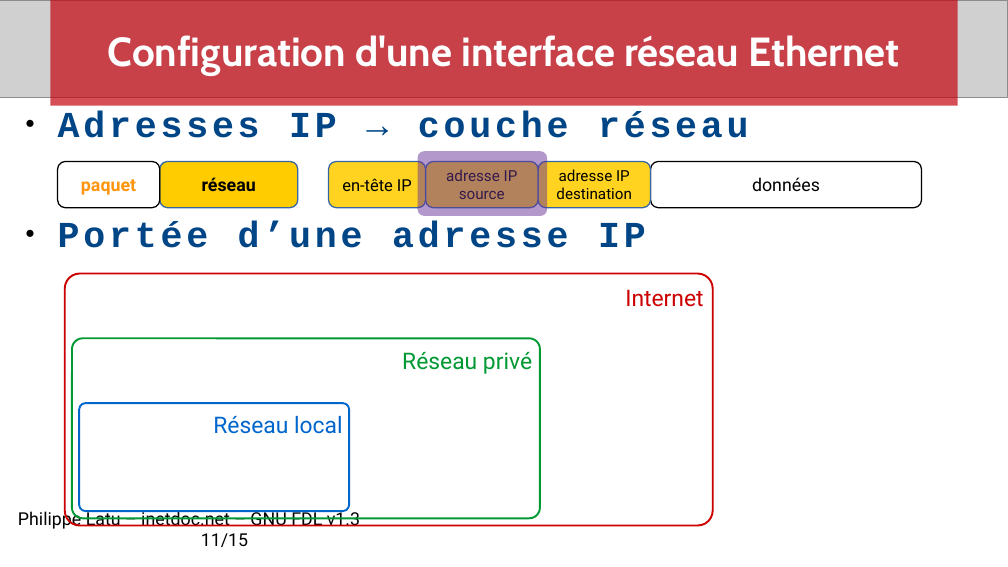
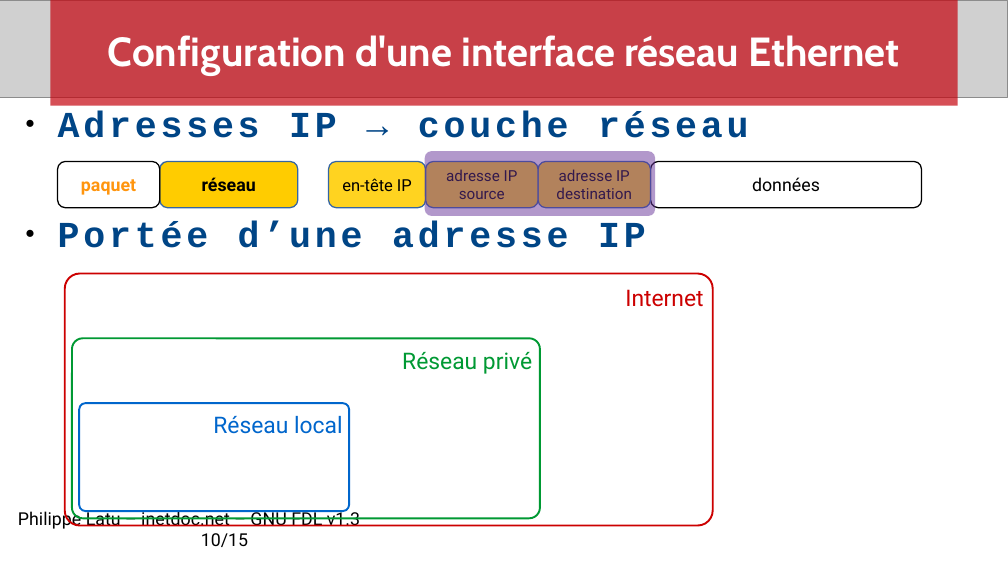
Before and after one commit to platu/inetdoc, a slide deck: slide 10 of travaux_pratiques/config.interface.lan/presentation/conf-intf-lan.odp (slide 11 before the commit). Drawn at 1008x567 pixels with LibreOffice and Linux fonts; fonts in the diff are those of the drawing; grey boxes stand for pictures. Boxes give left, top, right and bottom in pixels: in the first picture for what was removed or moved away, otherwise in the second. Text is boxed around its words. In the diff, an @@ line names an element or a change of style, - is before the commit and + after.

```diff
--- a/travaux_pratiques/config.interface.lan/presentation/conf-intf-lan.odp
+++ b/travaux_pratiques/config.interface.lan/presentation/conf-intf-lan.odp
@@ rounded rectangle: place and size @@
-rounded rectangle at bbox=[418, 151, 548, 216]
+rounded rectangle at bbox=[425, 151, 656, 216]
@@ text at bbox=[18, 509, 360, 547]: text changed @@
-Philippe Latu – inetdoc.net – GNU FDL v1.3 11/15
+Philippe Latu – inetdoc.net – GNU FDL v1.3 10/15
```
Also in this commit, not shown: 7 other slides changed.
